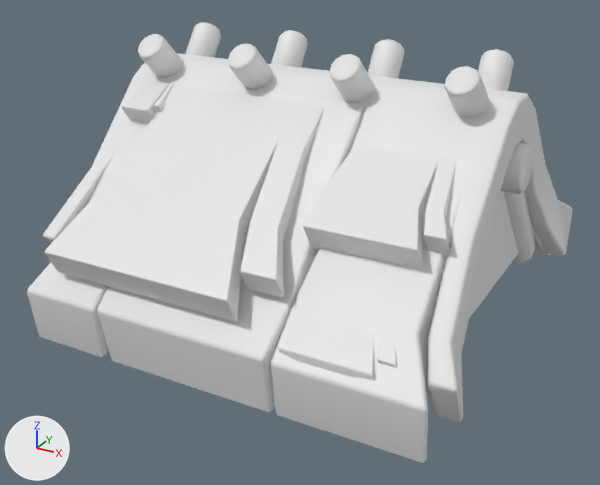
What one commit did to the FBX model Assets/PackageAsset/Honda 1/Clay/SM_Clay_Roof_01.fbx.
Camera for both pictures: a 50 mm camera at (0.858, -1.66, 1.889) aimed at (-0.01, -0.081, 1.1). Lighting does not change. The marker at lower left points along +X, +Y and +Z. Where no turn or scale is listed for an object, it has been applied to the vertices.

The first picture shows 'SM_Clay_Roof_01'.
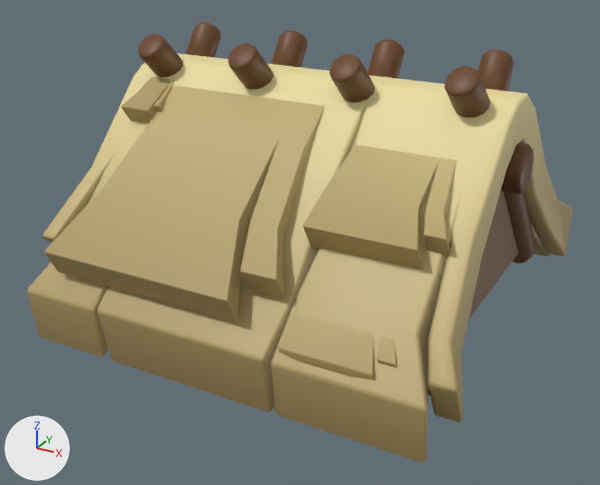
The edits, one by one:
Picture 'T_All_01.png' (img_t_all_01_png) is new.
In material 'MI_Clay_01' (mat_mi_clay_01), base_color is no longer (0.8, 0.8, 0.8), white #e7e7e7.
In material 'MI_Clay_01' (mat_mi_clay_01), texture is now set to img_t_all_01_png.

Pixel boxes (x1, y1, x2, y2) of what changed, in the pictures (600 x 485 px):
'SM_Clay_Roof_01', surface changed (white to beige)
    both: (27, 22, 573, 463)
